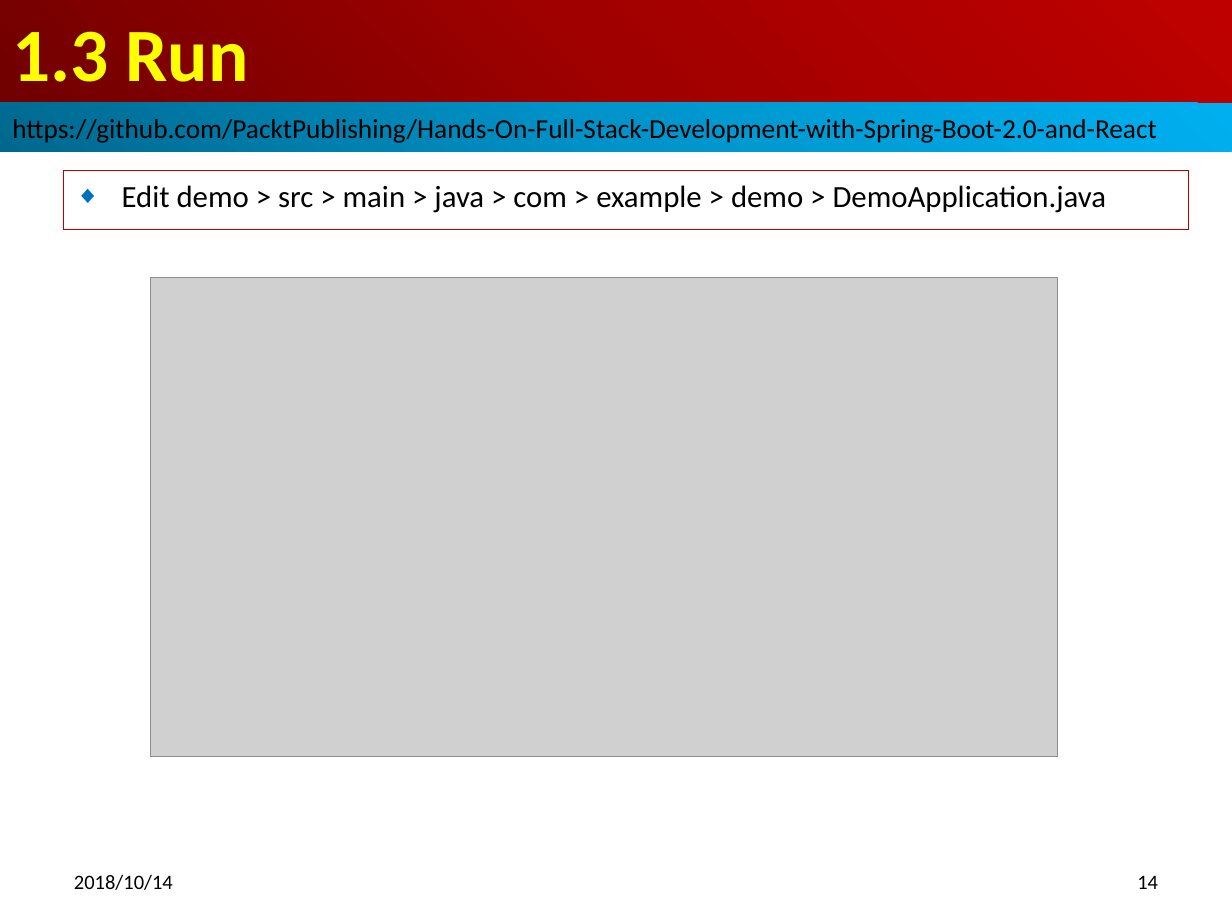
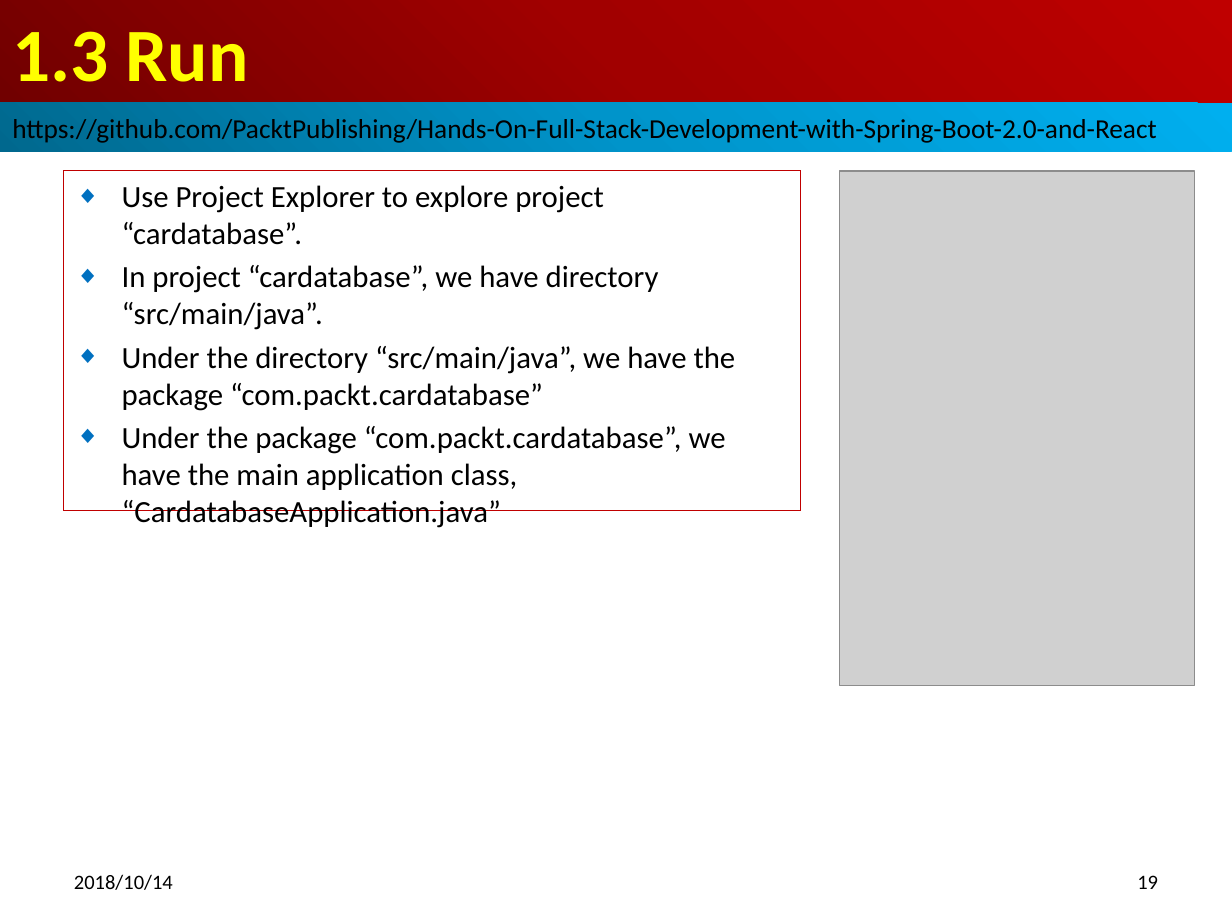
Before and after one commit to peterhchen/full-stack-spring-boot, a slide deck: slide 19 of 15_Ch01_Setup.pptx (slide 14 before the commit). Drawn at 1232x924 pixels with LibreOffice and Linux fonts; fonts in the diff are those of the drawing; grey boxes stand for pictures. Boxes give left, top, right and bottom in pixels: in the first picture for what was removed or moved away, otherwise in the second. Text is boxed around its words. In the diff, an @@ line names an element or a change of style, - is before the commit and + after.

```diff
--- a/15_Ch01_Setup.pptx
+++ b/15_Ch01_Setup.pptx
@@ subtitle "Use Project Explorer to explore ...": place and size @@
-subtitle "Use Project Explorer to explore ..." at box(63, 171, 1188, 229)
+subtitle "Use Project Explorer to explore ..." at box(63, 171, 800, 511)
@@ picture added at box(839, 171, 1195, 686) @@
@@ subtitle at box(122, 185, 736, 528): text changed @@
-◆ Edit demo > src > main > java > com > example > demo > DemoApplication.java
+◆ Use Project Explorer to explore project “cardatabase”.
+◆ In project “cardatabase”, we have directory “src/main/java”.
+◆ Under the directory “src/main/java”, we have the package “com.packt.cardatabase”
+◆ Under the package “com.packt.cardatabase”, we have the main application class, “CardatabaseApplication.java”
@@ picture removed at box(150, 277, 1058, 756) @@
@@ page number at box(1137, 875, 1158, 889): text changed @@
-14
+19
```
Also in this commit, not shown: 7 other slides changed, 9 slides added, 9 other files.
